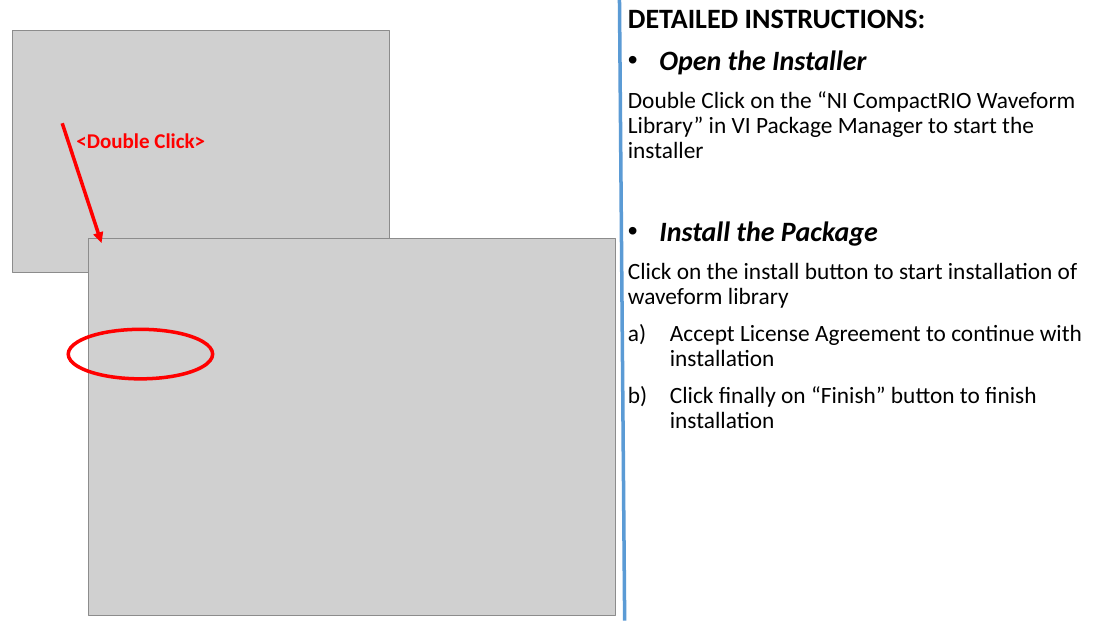
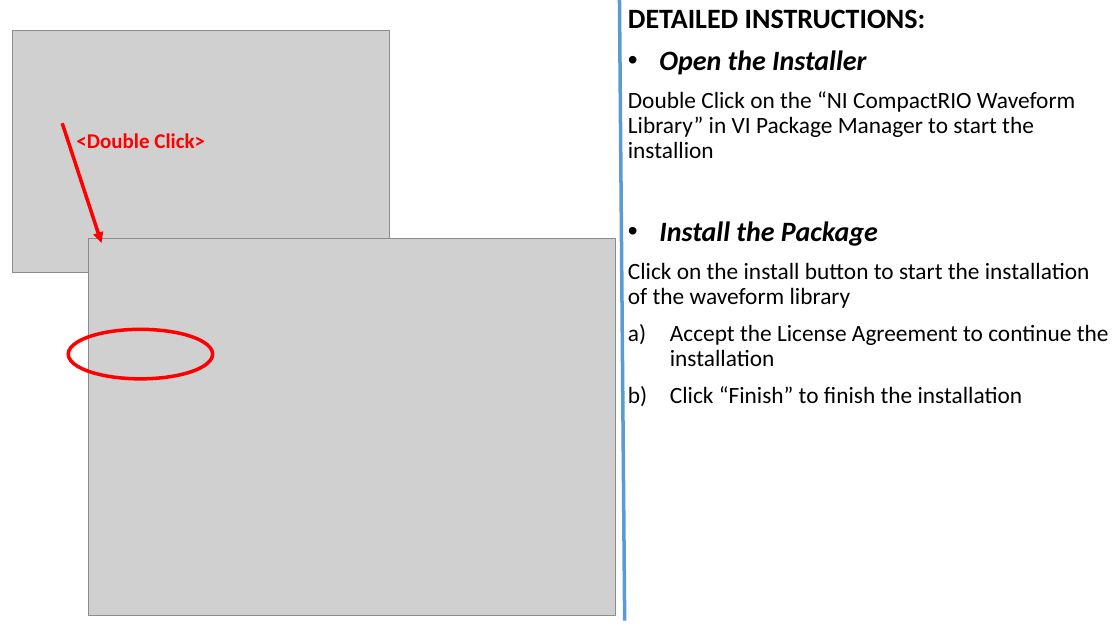
Before and after one commit to kalyanramu/NIWeek2015, a slide deck: slide 4 of Hands-OnSession/Content/SOM Hands-On Exercise 2.pptx. Drawn at 1120x630 pixels with LibreOffice and Linux fonts; fonts in the diff are those of the drawing; grey boxes stand for pictures. Boxes give left, top, right and bottom in pixels: in the first picture for what was removed or moved away, otherwise in the second. Text is boxed around its words. In the diff, an @@ line names an element or a change of style, - is before the commit and + after.

```diff
--- a/Hands-OnSession/Content/SOM Hands-On Exercise 2.pptx
+++ b/Hands-OnSession/Content/SOM Hands-On Exercise 2.pptx
@@ text at (x1=628, y1=91, x2=1075, y2=158): text changed @@
-Double Click on the “NI CompactRIO Waveform Library” in VI Package Manager to start the installer
+Double Click on the “NI CompactRIO Waveform Library” in VI Package Manager to start the installion
@@ text at (x1=628, y1=262, x2=1109, y2=403): text changed @@
-Click on the install button to start installation of waveform library
-a) Accept License Agreement to continue with installation
-b) Click finally on “Finish” button to finish installation
+Click on the install button to start the installation of the waveform library
+a) Accept the License Agreement to continue the installation
+b) Click “Finish” to finish the installation
```
Also in this commit, not shown: 6 other slides changed.
